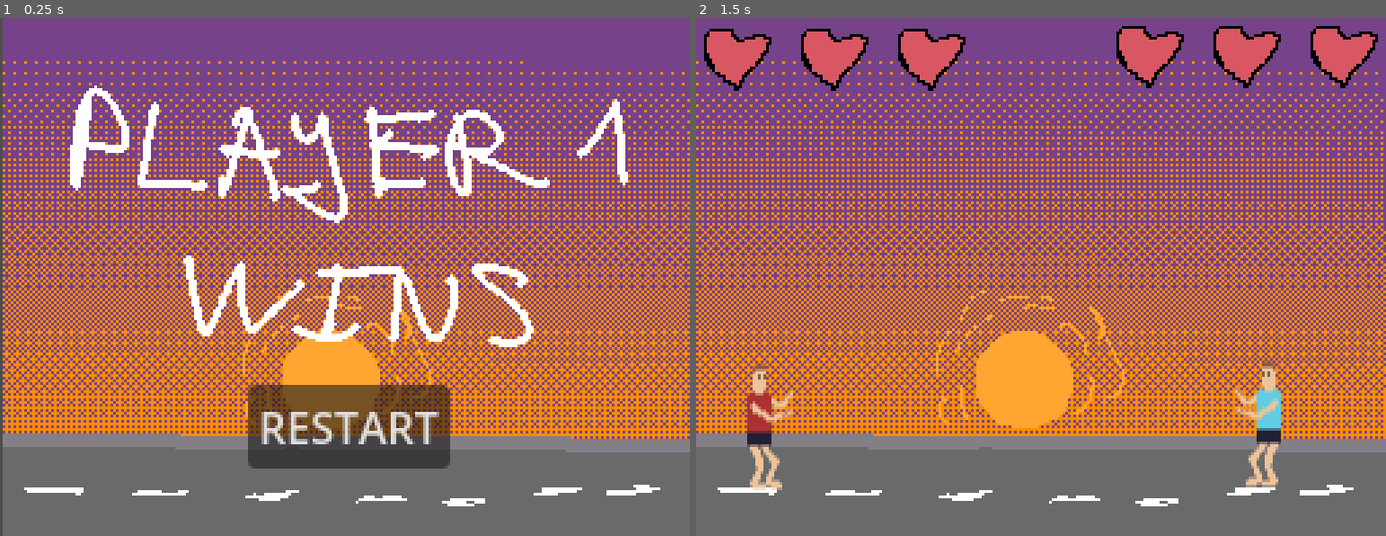
Above: before the commit, frames 1-2 (left to right).
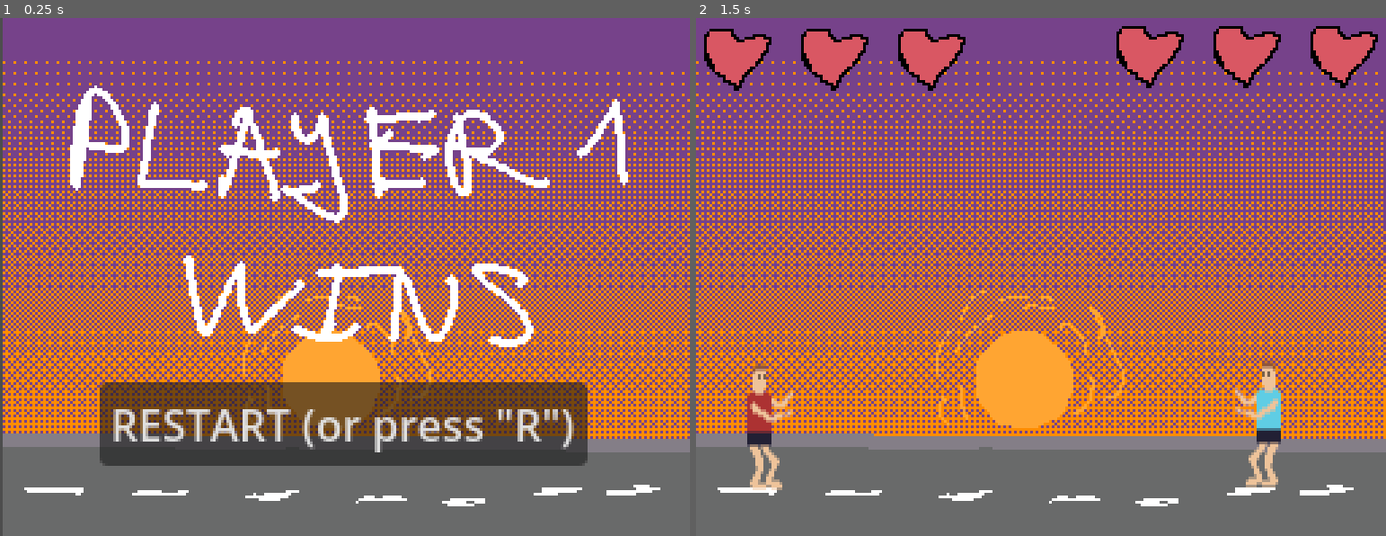
Above: after the commit, the same moments.

Repository: crknuchu/lagfighter
Game: Godot game, scene res://p1_wins.tscn
Same seed, same stepped clock (60 frames per second), same inputs: the game is played once before the commit and once after it. This scene is started directly instead of the project's main scene.
Inputs:
- Up to frame 1 (0.25 s): no input
- Up to frame 2 (1.5 s): click "RESTART" (after the commit: "RESTART (or press 'R')") at 0.5 s; tap Enter at 1.25 s

The runs differ from the first frame. In frame 1, 8.1% of the frame differs, in the area x 14-86%, y 70-87%; in frame 2, nothing differs.

Commit message:
add restart

Diff:
--- a/button.gd
+++ b/button.gd
@@ -3,3 +3,7 @@
 
 func _on_pressed() -> void:
 	get_tree().change_scene_to_file("res://level.tscn")
+
+func _input(event: InputEvent) -> void:
+	if event.is_action_pressed("restart"):
+		get_tree().change_scene_to_file("res://level.tscn")
--- a/p1_wins.tscn
+++ b/p1_wins.tscn
@@ -10,11 +10,11 @@
 texture = ExtResource("1_6htv1")
 
 [node name="Button" type="Button" parent="."]
-offset_left = 92.0
-offset_top = 136.0
-offset_right = 167.0
-offset_bottom = 167.0
-text = "RESTART"
+offset_left = 37.0
+offset_top = 135.0
+offset_right = 218.0
+offset_bottom = 166.0
+text = "RESTART (or press \"R\")"
 script = ExtResource("2_dhs16")
 
 [connection signal="pressed" from="Button" to="Button" method="_on_pressed"]
--- a/p2_wins.tscn
+++ b/p2_wins.tscn
@@ -10,11 +10,11 @@
 texture = ExtResource("1_joerk")
 
 [node name="Button" type="Button" parent="."]
-offset_left = 88.0
-offset_top = 150.0
-offset_right = 163.0
-offset_bottom = 181.0
-text = "RESTART"
+offset_left = 42.0
+offset_top = 148.0
+offset_right = 223.0
+offset_bottom = 179.0
+text = "RESTART (or press \"R\")"
 script = ExtResource("2_lvhqq")
 
 [connection signal="pressed" from="Button" to="Button" method="_on_pressed"]
